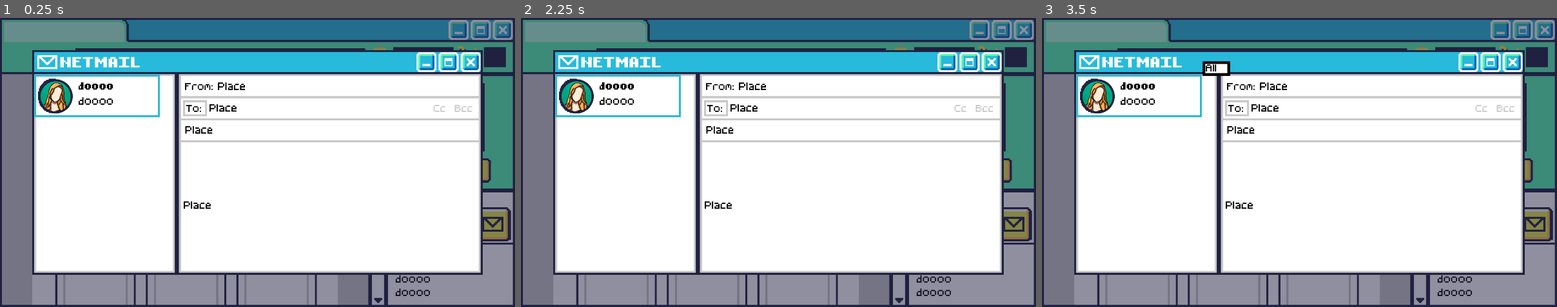
Above: before the commit, frames 1-3 (left to right).
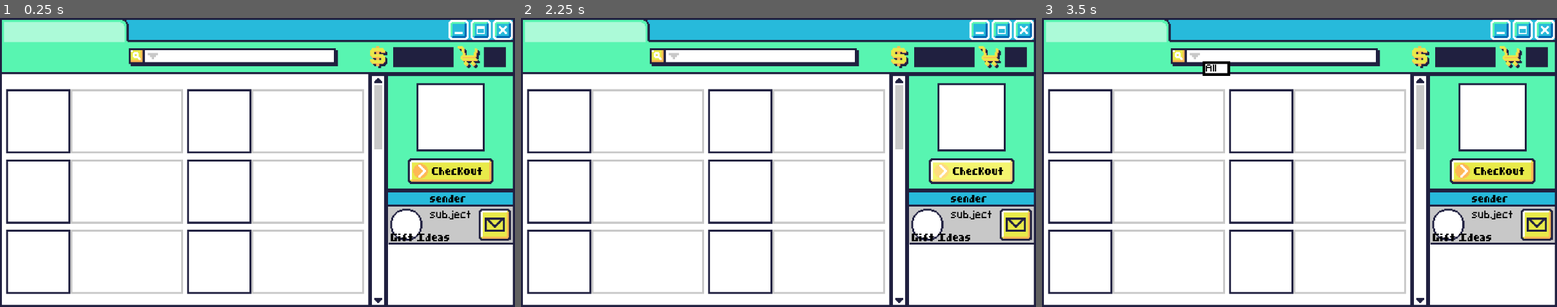
Above: after the commit, the same moments.

Repository: oatley/tojam-2025
Game: Godot game, scene res://Scenes/level_1.tscn
The game is run twice, just before and just after one commit, with the same random seed, the same clock (stepped at 60 frames per second) and the same inputs. This scene is started directly instead of the project's main scene.
Inputs (mouse positions are in pixels of both pictures, inside the frame that each line leads up to; where the layout moved, square brackets give the same spot in the first picture):
- Up to frame 1 (0.25 s): no input
- Up to frame 2 (2.25 s): click (1015, 211) [1015, 223] at 0.5 s; click (557, 75) at 1.25 s, where only the run before the commit has a clickable "doooo"; click (974, 171) at 2 s, where only the run after the commit has a clickable "Checkout"
- Up to frame 3 (3.5 s): click "Sort" at 2.75 s

The runs differ from the first frame. In frame 1, 53% of the frame differs, in the area x 0-100%, y 0-100%; in frame 2, 53%; in frame 3, 53%.
Error before the commit: Invalid access of index '0' on a base object of type: 'Array'. (res://Scenes/email_screen_level_1.gd:24)
Error after the commit: Invalid access of index '0' on a base object of type: 'Array'. (res://Scenes/email_screen_level_1.gd:25)

Commit message:
everything except portrait level1

Diff:
--- /dev/null
+++ b/Scenes/cart_level_1.gd
@@ -0,0 +1,13 @@
+extends Node2D
+
+# Control
+var is_checkout = false
+
+
+func change_checkout_image(image):
+	pass
+
+
+func _on_texture_button_checkout_pressed() -> void:
+	is_checkout = true
+	pass # Replace with function body.
--- /dev/null
+++ b/Scenes/cart_level_1.tscn
@@ -0,0 +1,46 @@
+[gd_scene load_steps=7 format=3 uid="uid://dgxv7ppfg301g"]
+
+[ext_resource type="Script" uid="uid://ijar8jwckbv7" path="res://Scenes/cart_level_1.gd" id="1_7il4u"]
+[ext_resource type="Texture2D" uid="uid://6ppehshicyo7" path="res://Assets/tojam25_layoutFile2.png" id="1_dkt1s"]
+[ext_resource type="Texture2D" uid="uid://cgvrg074yvwcs" path="res://Assets/tojam25_checkoutButton_Off.png" id="2_iuiks"]
+[ext_resource type="Texture2D" uid="uid://bm7u6t622k4la" path="res://Assets/tojam25_checkoutButton_On.png" id="3_fp4bk"]
+[ext_resource type="Texture2D" uid="uid://y16ynn7iela4" path="res://Assets/tojam25_checkoutButton_Over.png" id="4_7il4u"]
+[ext_resource type="FontFile" uid="uid://6hqn3o6o7h5n" path="res://Fonts/pixelfontmediumbold.ttf" id="5_fp4bk"]
+
+[node name="Cart" type="Node2D"]
+script = ExtResource("1_7il4u")
+
+[node name="Tojam25LayoutFile2" type="Sprite2D" parent="."]
+texture = ExtResource("1_dkt1s")
+centered = false
+
+[node name="TextureRectCheckout" type="TextureRect" parent="."]
+offset_left = 1560.0
+offset_top = 251.0
+offset_right = 1800.0
+offset_bottom = 491.0
+
+[node name="TextureButtonCheckout" type="TextureButton" parent="."]
+offset_left = 1520.0
+offset_top = 524.0
+offset_right = 1840.0
+offset_bottom = 620.0
+texture_normal = ExtResource("2_iuiks")
+texture_pressed = ExtResource("3_fp4bk")
+texture_hover = ExtResource("4_7il4u")
+
+[node name="LabelGiftIdeasTitle" type="Label" parent="TextureButtonCheckout"]
+z_index = 1
+offset_left = 90.0
+offset_top = 24.0
+offset_right = 287.0
+offset_bottom = 78.0
+theme_override_colors/font_color = Color(0, 0, 0, 1)
+theme_override_fonts/font = ExtResource("5_fp4bk")
+theme_override_font_sizes/font_size = 32
+text = "Checkout"
+vertical_alignment = 1
+clip_text = true
+text_overrun_behavior = 3
+
+[connection signal="pressed" from="TextureButtonCheckout" to="." method="_on_texture_button_checkout_pressed"]
--- a/Scenes/email_screen_level_1.gd
+++ b/Scenes/email_screen_level_1.gd
@@ -9,6 +9,7 @@
 var email_subject = "subject"
 var email_body = "email body"
 var email_name = "sender_name"
+var email_gift_ideas = []
 
 # Control
 var is_email_open = false
@@ -26,6 +27,8 @@
 	email_subject = $Emails.emails_level_1[email_number]["Subject Line"]
 	email_body = $Emails.emails_level_1[email_number]["Email Body"]
 	email_name = $Emails.emails_level_1[email_number]["Sender Name"]
+	email_gift_ideas = $Emails.emails_level_1[email_number]["Email Tags"].split(",")
+	#print("email_screen_level_1: gift ideas ", $Emails.emails_level_1[email_number]["Email Tags"])
 	email_fill(email_from, email_to, email_subject, email_body)
 	contact_fill(email_name, email_subject)
 
--- a/Scenes/emails.gd
+++ b/Scenes/emails.gd
@@ -39,7 +39,7 @@
 					e[header] = linelist[c]
 					# Detect and store neutral
 					if c == 8 and linelist[c]:
-						print(linelist[c])
+						#print(linelist[c])
 						var neutral = []
 						neutral = linelist[c].split(",")
 						#print(neutral[5])
@@ -49,7 +49,7 @@
 		for email in emails:
 			if email["Level"] == "1":
 				emails_level_1.append(email)
-		print(emails_level_1)
+		#print(emails_level_1)
 		print("emails.gd: number of emails in level 1: -> ", len(emails_level_1))
 		#print ("items.gd: ", items)
 		#print ("emails.gd: ", emails )
--- a/Scenes/level_1.gd
+++ b/Scenes/level_1.gd
@@ -10,7 +10,6 @@
 func _process (delta):
 	time += delta
 	if time > 0.25:
-		print($Objectives.button_pressed)
 		if $Objectives.button_pressed:
 			$EmailScreenLevel1.open_email()
 			$Objectives.button_pressed = false
@@ -19,4 +18,20 @@
 
 func fill_objectives():
 	$Objectives/LabelContact.text = $EmailScreenLevel1.email_name
+	$Objectives/LabelSubject.text = $EmailScreenLevel1.email_subject
+	var gift_ideas = {	"1": "",
+					 	"2": "",
+						"3": "",
+						"4": ""
+					}
+	var c = 1
+	for item in $EmailScreenLevel1.email_gift_ideas:
+		gift_ideas[str(c)] = item.strip_edges()
+		#print("level1: item check", item)
+		c+=1
+	print("level1: item check ", gift_ideas)
+	$Objectives/LabelGiftIdeasObjective1.text = gift_ideas["1"]
+	$Objectives/LabelGiftIdeasObjective2.text = gift_ideas["2"]
+	$Objectives/LabelGiftIdeasObjective3.text = gift_ideas["3"]
+	$Objectives/LabelGiftIdeasObjective4.text = gift_ideas["4"]
 	pass
--- a/Scenes/level_1.tscn
+++ b/Scenes/level_1.tscn
@@ -1,9 +1,10 @@
-[gd_scene load_steps=5 format=3 uid="uid://dv0gl7qa5pe2e"]
+[gd_scene load_steps=6 format=3 uid="uid://dv0gl7qa5pe2e"]
 
 [ext_resource type="Script" uid="uid://bfy5vx5tcndfm" path="res://Scenes/level_1.gd" id="1_xfk5q"]
 [ext_resource type="PackedScene" uid="uid://c7543ie3r3cy8" path="res://Scenes/email_screen_level_1.tscn" id="2_8ffim"]
 [ext_resource type="PackedScene" uid="uid://fa81qyn4fftf" path="res://Scenes/store_level_1.tscn" id="2_xfk5q"]
 [ext_resource type="PackedScene" uid="uid://d0qmdgj3l5eae" path="res://Scenes/objectives_level_1.tscn" id="4_7p6j4"]
+[ext_resource type="PackedScene" uid="uid://dgxv7ppfg301g" path="res://Scenes/cart_level_1.tscn" id="5_6444e"]
 
 [node name="Level1" type="Node2D"]
 script = ExtResource("1_xfk5q")
@@ -14,5 +15,10 @@
 [node name="Objectives" parent="." instance=ExtResource("4_7p6j4")]
 
 [node name="EmailScreenLevel1" parent="." instance=ExtResource("2_8ffim")]
+visible = false
 visibility_layer = 1
 z_index = 1
+
+[node name="Cart" parent="." instance=ExtResource("5_6444e")]
+
+[node name="PortraitScreenLevel1" type="Node2D" parent="."]
--- a/Scenes/objectives_level_1.tscn
+++ b/Scenes/objectives_level_1.tscn
@@ -13,28 +13,43 @@
 script = ExtResource("1_wcle7")
 
 [node name="Tojam25LayoutRef1" type="Sprite2D" parent="."]
+visible = false
 texture = ExtResource("2_wfflk")
 centered = false
 
 [node name="TextureButton" type="TextureButton" parent="."]
 offset_left = 1773.0
-offset_top = 707.0
+offset_top = 658.0
 offset_right = 1901.0
-offset_bottom = 835.0
+offset_bottom = 786.0
 texture_normal = ExtResource("1_h85ly")
 texture_pressed = ExtResource("2_wcle7")
 texture_hover = ExtResource("3_oj55o")
 
 [node name="Tojam25ProfilePicClaire1" type="Sprite2D" parent="."]
-position = Vector2(1517, 773)
+position = Vector2(1517, 724)
 texture = ExtResource("4_wfflk")
 
 [node name="LabelContact" type="Label" parent="."]
 z_index = 1
 offset_left = 1603.0
-offset_top = 711.0
+offset_top = 650.0
 offset_right = 1766.0
-offset_bottom = 767.0
+offset_bottom = 706.0
+theme_override_colors/font_color = Color(0, 0, 0, 1)
+theme_override_fonts/font = ExtResource("8_7q464")
+theme_override_font_sizes/font_size = 32
+text = "doooo"
+vertical_alignment = 1
+clip_text = true
+text_overrun_behavior = 3
+
+[node name="LabelSubject" type="Label" parent="."]
+z_index = 1
+offset_left = 1603.0
+offset_top = 709.0
+offset_right = 1766.0
+offset_bottom = 765.0
 theme_override_colors/font_color = Color(0, 0, 0, 1)
 theme_override_fonts/font = ExtResource("5_7q464")
 theme_override_font_sizes/font_size = 32
@@ -46,9 +61,9 @@
 [node name="LabelGiftIdeasTitle" type="Label" parent="."]
 z_index = 1
 offset_left = 1457.0
-offset_top = 851.0
+offset_top = 795.0
 offset_right = 1902.0
-offset_bottom = 907.0
+offset_bottom = 851.0
 theme_override_colors/font_color = Color(0, 0, 0, 1)
 theme_override_fonts/font = ExtResource("8_7q464")
 theme_override_font_sizes/font_size = 32
@@ -60,9 +75,9 @@
 [node name="LabelGiftIdeasObjective1" type="Label" parent="."]
 z_index = 1
 offset_left = 1475.0
-offset_top = 1000.0
-offset_right = 1638.0
-offset_bottom = 1056.0
+offset_top = 850.0
+offset_right = 1883.0
+offset_bottom = 906.0
 theme_override_colors/font_color = Color(0, 0, 0, 1)
 theme_override_fonts/font = ExtResource("5_7q464")
 theme_override_font_sizes/font_size = 32
@@ -74,9 +89,9 @@
 [node name="LabelGiftIdeasObjective2" type="Label" parent="."]
 z_index = 1
 offset_left = 1475.0
-offset_top = 950.0
-offset_right = 1638.0
-offset_bottom = 1006.0
+offset_top = 900.0
+offset_right = 1879.0
+offset_bottom = 956.0
 theme_override_colors/font_color = Color(0, 0, 0, 1)
 theme_override_fonts/font = ExtResource("5_7q464")
 theme_override_font_sizes/font_size = 32
@@ -88,9 +103,23 @@
 [node name="LabelGiftIdeasObjective3" type="Label" parent="."]
 z_index = 1
 offset_left = 1475.0
-offset_top = 900.0
-offset_right = 1638.0
-offset_bottom = 956.0
+offset_top = 950.0
+offset_right = 1879.0
+offset_bottom = 1006.0
+theme_override_colors/font_color = Color(0, 0, 0, 1)
+theme_override_fonts/font = ExtResource("5_7q464")
+theme_override_font_sizes/font_size = 32
+text = "doooo"
+vertical_alignment = 1
+clip_text = true
+text_overrun_behavior = 3
+
+[node name="LabelGiftIdeasObjective4" type="Label" parent="."]
+z_index = 1
+offset_left = 1475.0
+offset_top = 1000.0
+offset_right = 1880.0
+offset_bottom = 1056.0
 theme_override_colors/font_color = Color(0, 0, 0, 1)
 theme_override_fonts/font = ExtResource("5_7q464")
 theme_override_font_sizes/font_size = 32
--- a/Scenes/store.gd
+++ b/Scenes/store.gd
@@ -18,15 +18,15 @@
 var items = []
 
 func print_debug_text():
-	print("store.gd: items ", items)
-	print("store.gd: general categories ", tab_names)
+	#print("store.gd: items ", items)
+	#print("store.gd: general categories ", tab_names)
 	pass
 
 func _process (delta):
 	time += delta
-	if time > 1:
+	if time > 0.25:
 		if $Sort.tab != current_tab:
-			print("changing tabs to", $Sort.tab)
+			#print("changing tabs to", $Sort.tab)
 			if $Sort.tab == "All":
 				hide_tabs()
 			else:
@@ -53,7 +53,7 @@
 # By default hide all tabs except ALL
 func hide_tabs():
 	for tab in tab_nodes:
-		print(tab, " ", tab.name)
+		#print(tab, " ", tab.name)
 		if tab.name == "All":
 			tab.visible = true
 		else:
@@ -63,7 +63,7 @@
 # Unhide specific tab
 func unhide_tab(tab_to_unhide):
 	for tab in tab_nodes:
-		print(tab, " ", tab.name)
+		#print(tab, " ", tab.name)
 		if tab.name == tab_to_unhide:
 			tab.visible = true
 		else:
@@ -116,7 +116,7 @@
 			#print("store.gd: change text on button ", item_title)
 			if count == 1:
 				var shop_item_instance = shop_item_scene.instantiate()
-				print ("store.gd: adding shop item", shop_item_instance, "------", item1_body, "-----", item2_body)
+				#print ("store.gd: adding shop item", shop_item_instance, "------", item1_body, "-----", item2_body)
 				tab_container.add_child(shop_item_instance)
 				shop_item_instance.change_title(0, item1_title)
 				shop_item_instance.change_body(0, item1_body)
@@ -131,9 +131,9 @@
 
 # Fill the sort menu with tab_names to filter the tabs
 func fill_sort_menu():
-	print (tab_names)
+	#print (tab_names)
 	for tab in tab_names:
-		print (tab)
+		#print (tab)
 		$Sort/MenuButton.get_popup().add_item(str(tab))
 	pass
 
Not shown, added: Scenes/cart_level_1.gd.uid
